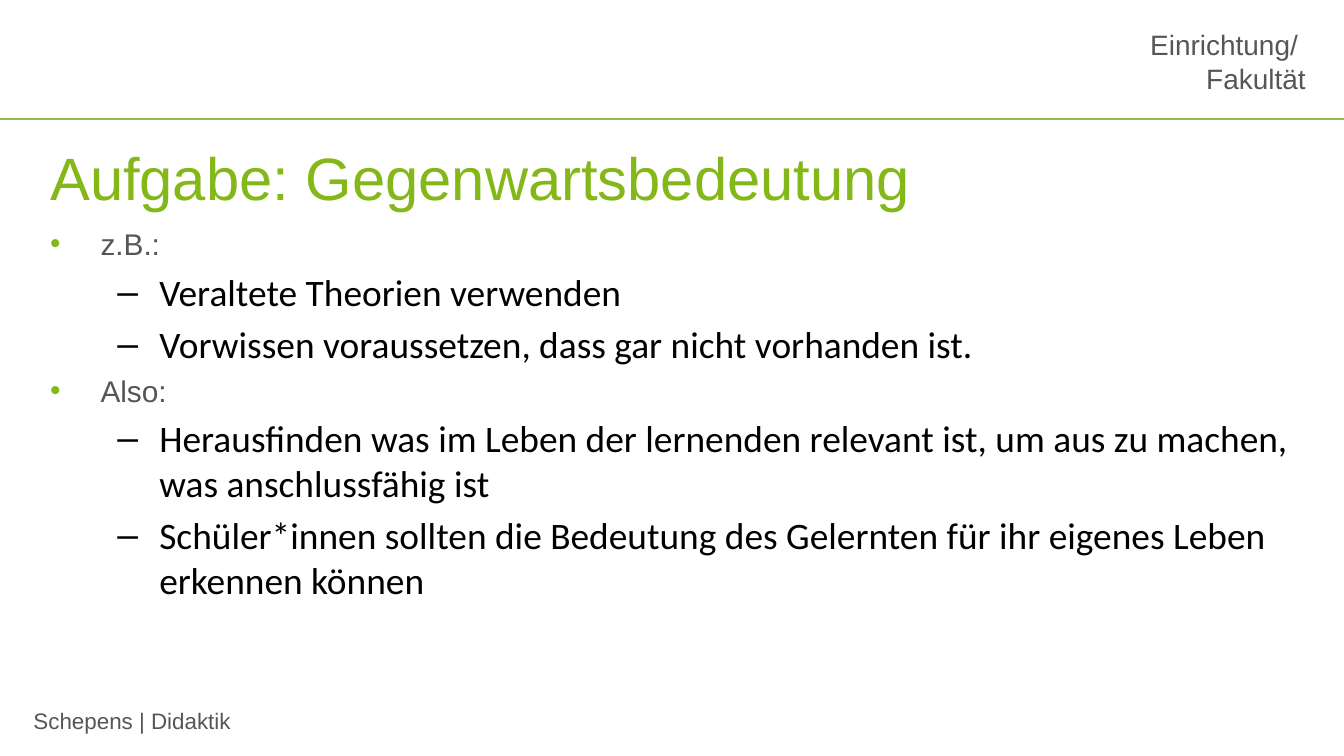
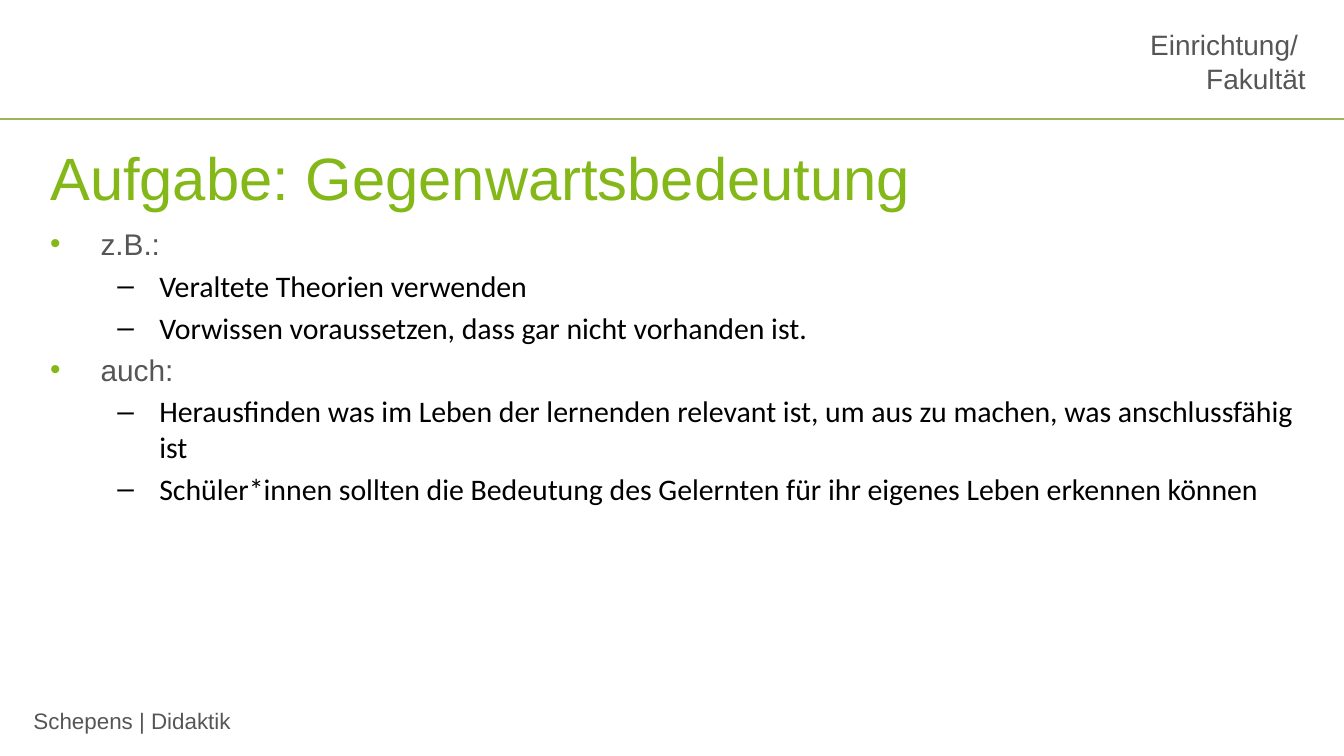
Before and after one commit to jobschepens/didakt21, a slide deck: slide 3 of folien/week7.pptx. Drawn at 1344x756 pixels with LibreOffice and Linux fonts; fonts in the diff are those of the drawing; background and template pictures are left out. Boxes give left, top, right and bottom in pixels: in the first picture for what was removed or moved away, otherwise in the second. Text is boxed around its words. In the diff, an @@ line names an element or a change of style, - is before the commit and + after.

```diff
--- a/folien/week7.pptx
+++ b/folien/week7.pptx
@@ text at <box>159,276,1293,505</box>: size 20 to 16 pt @@
@@ text at <box>101,359,174,382</box>: text changed @@
-• Also:
+• auch:
```
Also in this commit, not shown: 3 other slides changed, 2 slides added.
